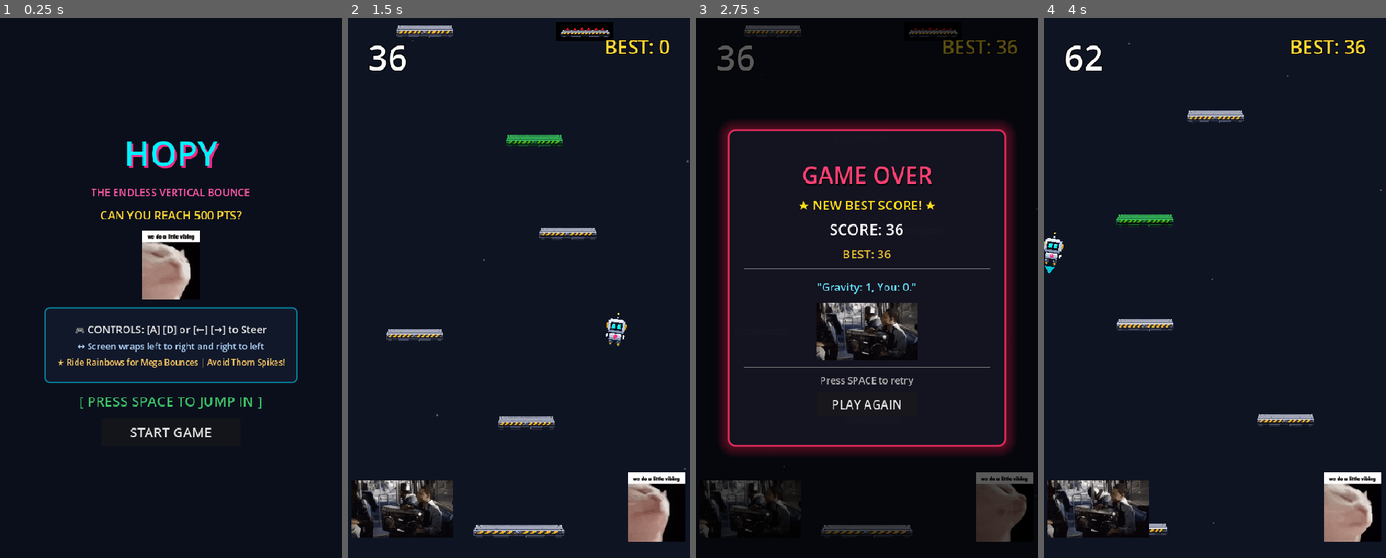
Above: before the commit, frames 1-4 (left to right).
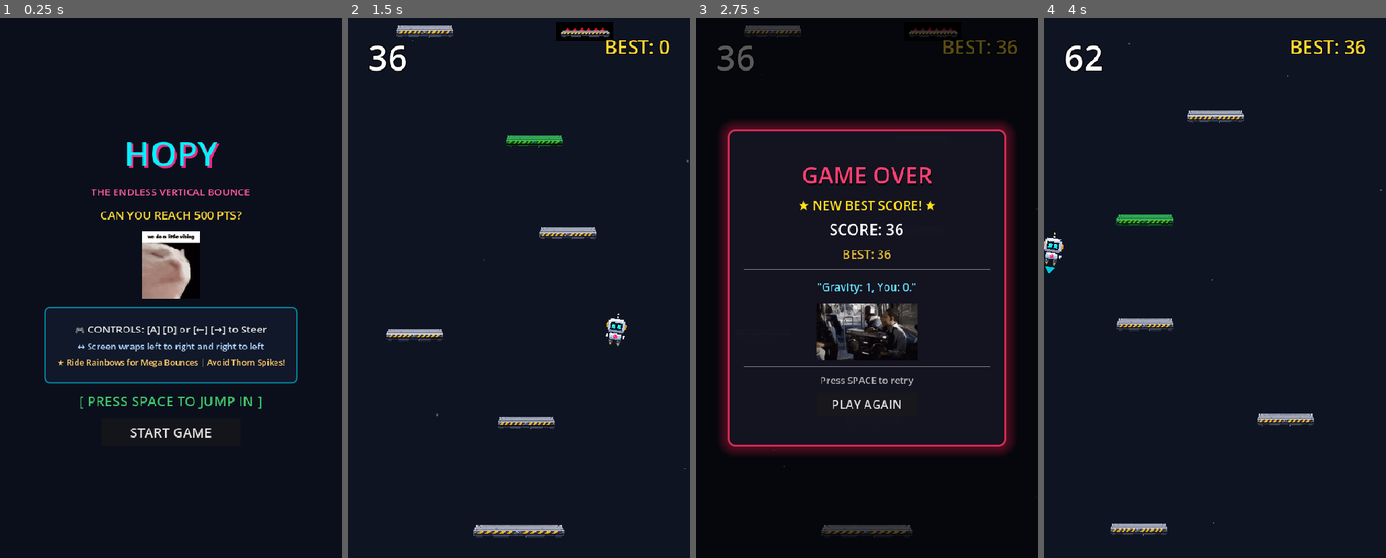
Above: after the commit, the same moments.

Repository: DevireddyNehal/Hopy
Game: Godot game, scene res://scenes/TitleScreen.tscn
The game is run twice, just before and just after one commit, with the same random seed, the same clock (stepped at 60 frames per second) and the same inputs.
Inputs:
- Up to frame 1 (0.25 s): no input
- Up to frame 2 (1.5 s): click "START GAME" at 0.5 s; tap Enter at 1.25 s; hold Right (ui_right) from 1.28 s (still down); hold Space (start_action) from 1.28 s (still down)
- Up to frame 3 (2.75 s): release Right (ui_right) at 2 s; release Space (start_action) at 2 s; click "PLAY AGAIN" at 2 s
- Up to frame 4 (4 s): click "PLAY AGAIN" at 2.75 s; hold Right (ui_right) from 3.53 s (still down); tap Enter at 3.6 s

The runs differ from the first frame. In frame 1, 1.5% of the frame differs, in the area x 12-88%, y 22-78%; in frame 2, 4.8%; in frame 3, 3.8%; in frame 4, 4.9%, in the area x 0-99%, y 4-97%.

Commit message:
feat: position meme animations in black pillarbox sidebars and add subway surfers brainrot

Diff:
--- a/project.godot
+++ b/project.godot
@@ -29,7 +29,7 @@
 window/size/mode="windowed"
 window/size/initial_position_type=2
 window/stretch/mode="canvas_items"
-window/stretch/aspect="keep"
+window/stretch/aspect="expand"
 
 [rendering]
 
--- a/scenes/HUD.tscn
+++ b/scenes/HUD.tscn
@@ -1,9 +1,10 @@
-[gd_scene load_steps=13 format=3]
+[gd_scene load_steps=14 format=3]
 
 [ext_resource type="Script" path="res://scripts/ui/hud.gd" id="1_hud"]
 [ext_resource type="Script" path="res://scripts/ui/meme_animator.gd" id="2_anim"]
 [ext_resource type="Texture2D" path="res://assets/sprites/chris_boombox_sheet.png" id="3_chris_tex"]
 [ext_resource type="Texture2D" path="res://assets/sprites/dancing_meme_sheet.png" id="4_dance_tex"]
+[ext_resource type="Texture2D" path="res://assets/sprites/subway_surfers_sheet.png" id="5_subway_tex"]
 
 [sub_resource type="LabelSettings" id="LabelSettings_score"]
 font_size = 54
@@ -78,8 +79,11 @@
 
 [node name="MarginContainer" type="MarginContainer" parent="Control"]
 layout_mode = 1
-anchors_preset = 10
-anchor_right = 1.0
+anchors_preset = 5
+anchor_left = 0.5
+anchor_right = 0.5
+offset_left = -270.0
+offset_right = 270.0
 offset_bottom = 90.0
 grow_horizontal = 2
 theme_override_constants/margin_left = 32
@@ -195,37 +199,59 @@
 horizontal_alignment = 1
 vertical_alignment = 1
 
-[node name="SideMemeLeft" type="Control" parent="Control"]
-layout_mode = 1
-anchors_preset = 2
-anchor_top = 1.0
-anchor_bottom = 1.0
-offset_left = 6.0
-offset_top = -105.0
-offset_right = 136.0
-offset_bottom = -32.0
-grow_vertical = 0
+[node name="LeftMemeSideBar" type="VBoxContainer" parent="Control"]
+layout_mode = 1
+anchors_preset = 9
+anchor_bottom = 1.0
+offset_left = 30.0
+offset_top = 80.0
+offset_right = 210.0
+offset_bottom = -80.0
+grow_vertical = 2
+theme_override_constants/separation = 45
+alignment = 1
+
+[node name="BoomboxMeme" type="Control" parent="Control/LeftMemeSideBar"]
+custom_minimum_size = Vector2(170, 96)
+layout_mode = 2
+size_flags_horizontal = 4
 script = ExtResource("2_anim")
 sprite_sheet = ExtResource("3_chris_tex")
 hframes = 31
 fps = 24.0
 frame_size = Vector2(160, 90)
 
-[node name="SideMemeRight" type="Control" parent="Control"]
-layout_mode = 1
-anchors_preset = 3
-anchor_left = 1.0
-anchor_top = 1.0
-anchor_right = 1.0
-anchor_bottom = 1.0
-offset_left = -86.0
-offset_top = -120.0
-offset_right = -8.0
-offset_bottom = -26.0
-grow_horizontal = 0
-grow_vertical = 0
+[node name="DancingMeme" type="Control" parent="Control/LeftMemeSideBar"]
+custom_minimum_size = Vector2(110, 132)
+layout_mode = 2
+size_flags_horizontal = 4
 script = ExtResource("2_anim")
 sprite_sheet = ExtResource("4_dance_tex")
 hframes = 87
 fps = 16.0
 frame_size = Vector2(90, 108)
+
+[node name="RightMemeSideBar" type="VBoxContainer" parent="Control"]
+layout_mode = 1
+anchors_preset = 11
+anchor_left = 1.0
+anchor_right = 1.0
+anchor_bottom = 1.0
+offset_left = -210.0
+offset_top = 80.0
+offset_right = -30.0
+offset_bottom = -80.0
+grow_horizontal = 0
+grow_vertical = 2
+theme_override_constants/separation = 20
+alignment = 1
+
+[node name="SubwayMeme" type="Control" parent="Control/RightMemeSideBar"]
+custom_minimum_size = Vector2(120, 214)
+layout_mode = 2
+size_flags_horizontal = 4
+script = ExtResource("2_anim")
+sprite_sheet = ExtResource("5_subway_tex")
+hframes = 40
+fps = 18.0
+frame_size = Vector2(110, 196)
--- a/scenes/Main.tscn
+++ b/scenes/Main.tscn
@@ -15,13 +15,46 @@
 [node name="Background" type="CanvasLayer" parent="."]
 layer = -100
 
-[node name="ColorRect" type="ColorRect" parent="Background"]
+[node name="VoidRect" type="ColorRect" parent="Background"]
 anchors_preset = 15
 anchor_right = 1.0
 anchor_bottom = 1.0
 grow_horizontal = 2
 grow_vertical = 2
+color = Color(0, 0, 0, 1)
+
+[node name="PlayfieldRect" type="ColorRect" parent="Background"]
+anchors_preset = 13
+anchor_left = 0.5
+anchor_right = 0.5
+anchor_bottom = 1.0
+offset_left = -270.0
+offset_right = 270.0
+grow_horizontal = 2
+grow_vertical = 2
 color = Color(0.0588235, 0.0784314, 0.137255, 1)
+
+[node name="BorderLeft" type="ColorRect" parent="Background"]
+anchors_preset = 13
+anchor_left = 0.5
+anchor_right = 0.5
+anchor_bottom = 1.0
+offset_left = -272.0
+offset_right = -270.0
+grow_horizontal = 2
+grow_vertical = 2
+color = Color(0, 0.85, 1, 0.35)
+
+[node name="BorderRight" type="ColorRect" parent="Background"]
+anchors_preset = 13
+anchor_left = 0.5
+anchor_right = 0.5
+anchor_bottom = 1.0
+offset_left = 270.0
+offset_right = 272.0
+grow_horizontal = 2
+grow_vertical = 2
+color = Color(0, 0.85, 1, 0.35)
 
 [node name="StarParticles" type="CPUParticles2D" parent="Background"]
 position = Vector2(270, 425)
--- a/scripts/game_state.gd
+++ b/scripts/game_state.gd
@@ -35,6 +35,7 @@
 var sfx_bounce: AudioStream
 var sfx_rainbow: AudioStream
 var sfx_meme: AudioStream
+var sfx_start: AudioStream
 var meme_list: Array = []
 
 func _ready() -> void:
@@ -81,6 +82,10 @@
 	if bounce_sounds.size() > 0 and not sfx_bounce:
 		sfx_bounce = bounce_sounds[0]
 
+	# Start game sound (Chaliye shuru karte hain!)
+	if ResourceLoader.exists("res://assets/audio/start_game.mp3"):
+		sfx_start = load("res://assets/audio/start_game.mp3")
+
 	# Load memes
 	if FileAccess.file_exists("res://data/meme_text.json"):
 		var f = FileAccess.open("res://data/meme_text.json", FileAccess.READ)
@@ -142,6 +147,15 @@
 	p.stream = sfx_meme
 	p.pitch_scale = 1.0
 	p.play()
+
+func play_start_game() -> void:
+	if sfx_start:
+		var p = _get_sfx_player()
+		p.stream = sfx_start
+		p.pitch_scale = 1.0
+		p.play()
+	else:
+		play_bounce()
 
 func trigger_meme() -> void:
 	play_meme()
--- a/scripts/main.gd
+++ b/scripts/main.gd
@@ -3,7 +3,7 @@
 @onready var robot: CharacterBody2D = $Robot
 @onready var camera: Camera2D = $Camera2D
 @onready var spawner: Node2D = $Spawner
-@onready var background_rect: ColorRect = $Background/ColorRect
+@onready var background_rect: ColorRect = $Background/PlayfieldRect if has_node("Background/PlayfieldRect") else $Background/ColorRect
 @onready var effects: Node2D = $Effects
 
 var can_restart: bool = false
--- a/scripts/platform.gd
+++ b/scripts/platform.gd
@@ -42,7 +42,9 @@
 	if ResourceLoader.exists("res://assets/sprites/crumble_broken.png"):
 		crumble_broken_texture = load("res://assets/sprites/crumble_broken.png")
 	apply_type_style()
-	left_limit = 85.0
+	var center = get_viewport_rect().size.x / 2.0
+	left_limit = center - 270.0 + 85.0
+	right_limit = center + 270.0 - 85.0
 	# Randomize moving platform speed scaled progressively with score
 	var diff = clampf(float(GameState.score) / 1000.0, 0.0, 1.0)
 	move_speed = randf_range(170.0 + (diff * 50.0), 245.0 + (diff * 75.0))
--- a/scripts/robot.gd
+++ b/scripts/robot.gd
@@ -85,13 +85,14 @@
 			bounce(1.0)
 
 	# 5. Screen boundary handling:
-	# Choice: SCREEN WRAPPING. Exiting the left edge wraps the robot to the right edge,
-	# and exiting the right edge wraps the robot to the left edge.
-	var screen_width = get_viewport_rect().size.x
-	if position.x <= -HALF_WIDTH:
-		position.x = screen_width + HALF_WIDTH
-	elif position.x >= screen_width + HALF_WIDTH:
-		position.x = -HALF_WIDTH
+	# Screen wrapping at the vertical playfield tower boundaries (540px wide centered on screen):
+	var center_x = get_viewport_rect().size.x / 2.0
+	var left_bound = center_x - 270.0
+	var right_bound = center_x + 270.0
+	if position.x <= left_bound - HALF_WIDTH:
+		position.x = right_bound + HALF_WIDTH
+	elif position.x >= right_bound + HALF_WIDTH:
+		position.x = left_bound - HALF_WIDTH
 
 func die() -> void:
 	if is_dead:
--- a/scripts/spawner.gd
+++ b/scripts/spawner.gd
@@ -66,8 +66,9 @@
 	highest_spawned_y -= gap
 
 	var screen_w = get_viewport_rect().size.x
-	var min_x = 90.0
-	var max_x = screen_w - 90.0
+	var center = screen_w / 2.0
+	var min_x = center - 270.0 + 90.0
+	var max_x = center + 270.0 - 90.0
 
 	# --- Strategic Placement Patterns ---
 	var spawn_x: float = center_biased_placement(screen_w, min_x, max_x)
@@ -97,7 +98,6 @@
 
 		# 2. Spawn guaranteed safe companion platform on opposite side
 		var safe_x: float
-		var center = screen_w / 2.0
 		if spawn_x < center:
 			safe_x = randf_range(center + 35.0, max_x)
 		else:
--- a/scripts/ui/hud.gd
+++ b/scripts/ui/hud.gd
@@ -14,6 +14,10 @@
 @onready var milestone_label: Label = %MilestoneLabel
 var milestone_tween: Tween
 
+@onready var left_sidebar: Control = $Control/LeftMemeSideBar if has_node("Control/LeftMemeSideBar") else null
+@onready var right_sidebar: Control = $Control/RightMemeSideBar if has_node("Control/RightMemeSideBar") else null
+var _last_screen_size: Vector2 = Vector2.ZERO
+
 func _ready() -> void:
 	GameState.score_changed.connect(_on_score_changed)
 	GameState.combo_changed.connect(_on_combo_changed)
@@ -29,6 +33,15 @@
 		meme_card.visible = false
 	if milestone_banner:
 		milestone_banner.visible = false
+
+	get_tree().root.size_changed.connect(_update_sidebar_layout)
+	_update_sidebar_layout.call_deferred()
+
+func _process(_delta: float) -> void:
+	var curr_size = get_viewport().get_visible_rect().size
+	if curr_size != _last_screen_size:
+		_last_screen_size = curr_size
+		_update_sidebar_layout()
 
 func _on_score_changed(new_score: int) -> void:
 	if score_label:
@@ -106,3 +119,48 @@
 	milestone_tween.tween_interval(2.0)
 	milestone_tween.tween_property(milestone_banner, "modulate:a", 0.0, 0.3)
 	milestone_tween.tween_callback(func(): milestone_banner.visible = false)
+
+func _update_sidebar_layout() -> void:
+	var vp_rect = get_viewport().get_visible_rect()
+	var screen_w = vp_rect.size.x
+	var screen_h = vp_rect.size.y
+	var center_x = screen_w / 2.0
+
+	# Central playfield spans [center_x - 270.0, center_x + 270.0]
+	var playfield_left = center_x - 270.0
+	var playfield_right = center_x + 270.0
+	var pillar_width = playfield_left
+
+	if pillar_width < 120.0:
+		# If the screen is too narrow to have meaningful black margins,
+		# hide sidebars so they NEVER obscure the 540px central gameplay tower!
+		if left_sidebar:
+			left_sidebar.visible = false
+		if right_sidebar:
+			right_sidebar.visible = false
+		return
+
+	# Screen has plenty of black pillarbox space (e.g. maximized on 1080p desktop)
+	if left_sidebar:
+		left_sidebar.visible = true
+		left_sidebar.set_anchors_preset(Control.PRESET_TOP_LEFT)
+		var left_w = left_sidebar.size.x
+		var left_h = left_sidebar.size.y
+		# Center horizontally inside [0, playfield_left]
+		var target_x = (pillar_width - left_w) / 2.0
+		# Clamp to stay firmly in black area and away from playfield edge
+		target_x = clampf(target_x, 15.0, playfield_left - left_w - 20.0)
+		var target_y = (screen_h - left_h) / 2.0
+		left_sidebar.position = Vector2(target_x, target_y)
+
+	if right_sidebar:
+		right_sidebar.visible = true
+		right_sidebar.set_anchors_preset(Control.PRESET_TOP_LEFT)
+		var right_w = right_sidebar.size.x
+		var right_h = right_sidebar.size.y
+		# Center horizontally inside [playfield_right, screen_w]
+		var right_center = playfield_right + (pillar_width / 2.0)
+		var target_x = right_center - (right_w / 2.0)
+		target_x = clampf(target_x, playfield_right + 20.0, screen_w - right_w - 15.0)
+		var target_y = (screen_h - right_h) / 2.0
+		right_sidebar.position = Vector2(target_x, target_y)
--- a/scripts/ui/title_screen.gd
+++ b/scripts/ui/title_screen.gd
@@ -43,6 +43,6 @@
 	if is_starting:
 		return
 	is_starting = true
-	# Play starting bounce sound as audio unlock!
-	GameState.play_bounce()
+	# Play starting meme audio unlock (Chaliye shuru karte hain!)
+	GameState.play_start_game()
 	get_tree().change_scene_to_file("res://scenes/Main.tscn")
--- a/tests/test_step1_node.gd
+++ b/tests/test_step1_node.gd
@@ -23,14 +23,17 @@
 	print("✓ Robot bounce sets vertical velocity and increments combo")
 
 	# 3. Test Screen Wrapping
-	var screen_w = robot.get_viewport_rect().size.x
-	robot.position.x = -25.0
+	var center_x = robot.get_viewport_rect().size.x / 2.0
+	var left_bound = center_x - 270.0
+	var right_bound = center_x + 270.0
+
+	robot.position.x = left_bound - 26.0
 	robot._physics_process(0.016)
-	assert(robot.position.x > screen_w - 50.0, "Exiting left edge must wrap to right edge")
+	assert(robot.position.x >= right_bound, "Exiting left edge must wrap to right edge")
 
-	robot.position.x = screen_w + 30.0
+	robot.position.x = right_bound + 26.0
 	robot._physics_process(0.016)
-	assert(robot.position.x < 50.0, "Exiting right edge must wrap to left edge")
+	assert(robot.position.x <= left_bound, "Exiting right edge must wrap to left edge")
 	print("✓ Screen wrapping left and right verified")
 
 	print("--- STEP 1 TESTS PASSED SUCCESSFULLY! ---")
Not shown, added: assets/audio/start_game.mp3.import
Binary file added: assets/sprites/subway_surfers_sheet.png
Not shown, added: assets/sprites/subway_surfers_sheet.png.import
Not shown, added: scripts/ui/meme_animator.gd.uid
Not shown, added: assets/audio/start_game.mp3
